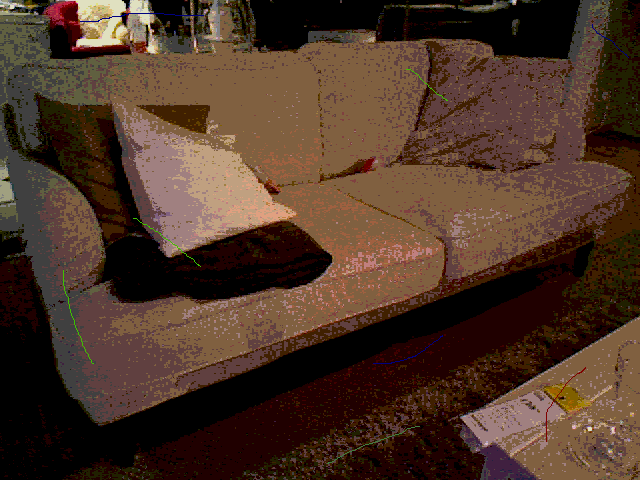
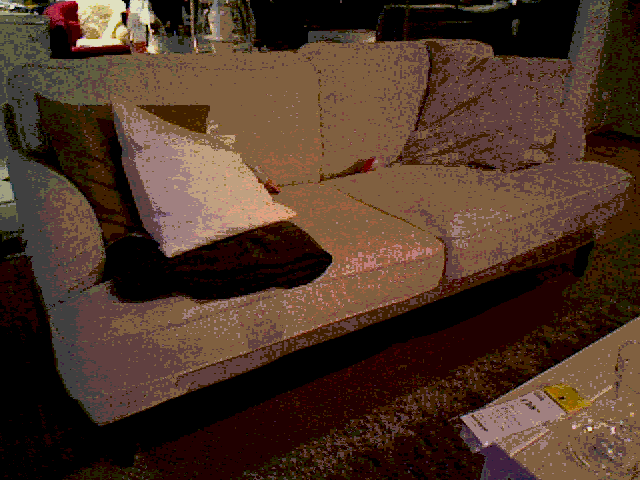
Two versions of the same layered image (640 x 480). Layer-by-layer changes:
removed layer "Layer #1" over [left=63, top=13, right=629, bottom=464]
